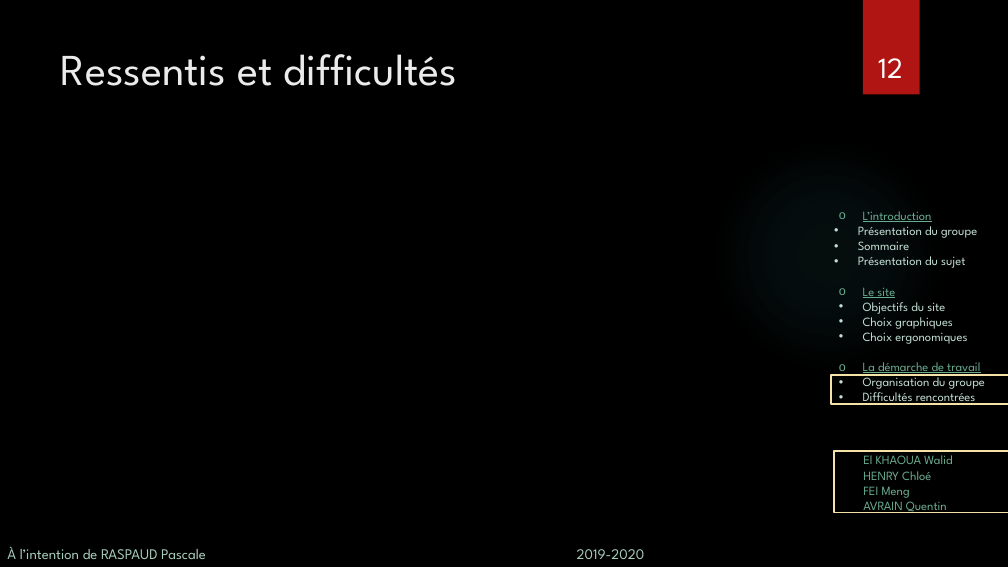
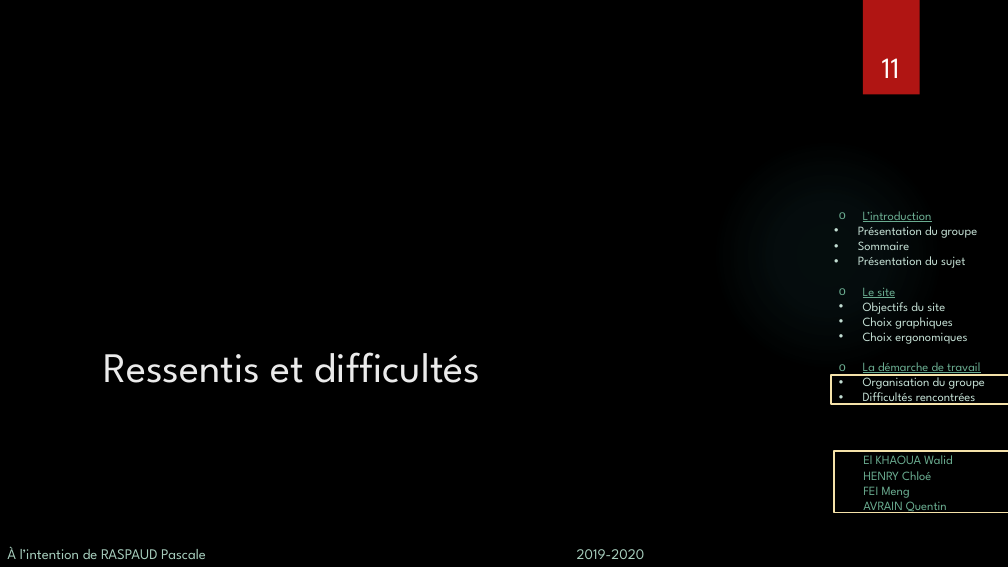
Before and after one commit to wldl/ptut, a slide deck: slide 11 of soutenance/Soutenance.pptx (slide 12 before the commit). Drawn at 1008x567 pixels with LibreOffice and Linux fonts; fonts in the diff are those of the drawing; background and template pictures are left out. Boxes give left, top, right and bottom in pixels: in the first picture for what was removed or moved away, otherwise in the second. Text is boxed around its words. In the diff, an @@ line names an element or a change of style, - is before the commit and + after.

```diff
--- a/soutenance/Soutenance.pptx
+++ b/soutenance/Soutenance.pptx
@@ page number at [882, 58, 900, 78]: text changed @@
-12
+11
@@ title "Ressentis et difficultés": place and size @@
-title "Ressentis et difficultés" at [61, 54, 458, 86]
+title "Ressentis et difficultés" at [103, 352, 481, 383]
@@ title "Ressentis et difficultés" at [103, 352, 481, 383]: size 42 to 40 pt; vertical alignment top to bottom @@
```
Also in this commit, not shown: 3 other slides changed, 1 slide added, 2 slides removed, 4 other files.
